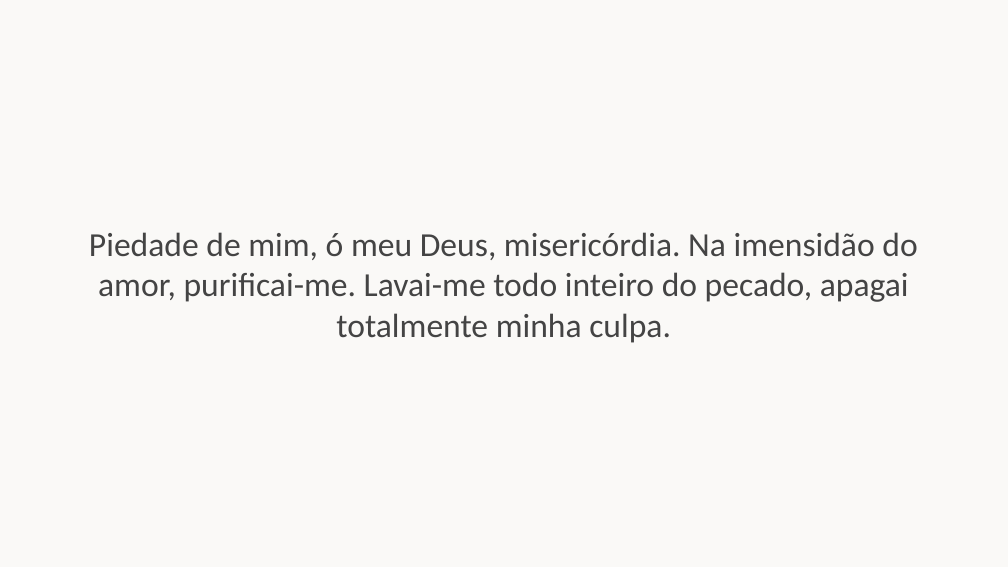
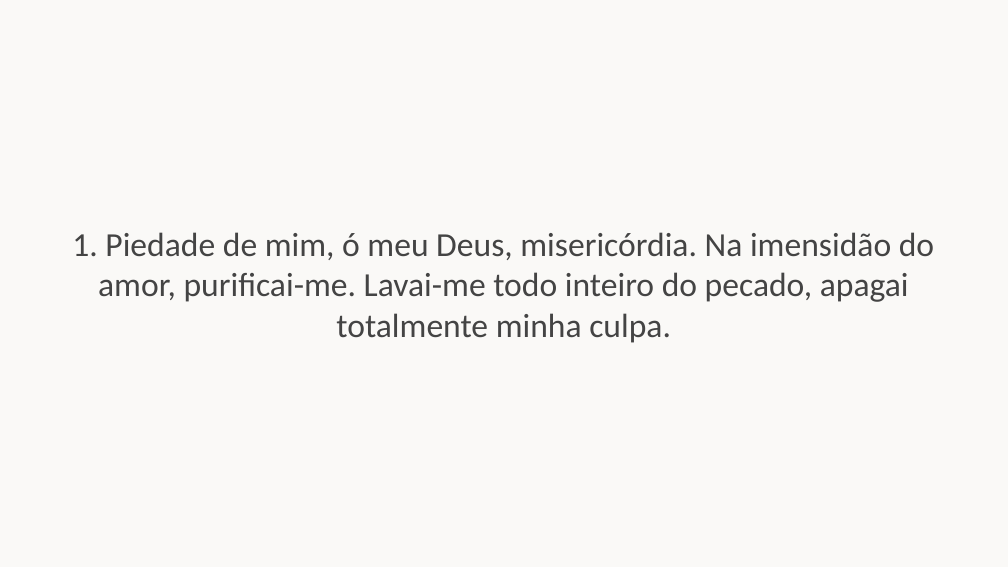
Before and after one commit to gpereira12/slides-harmonia-divina, a slide deck: slide 5 of missas/Quaresma/Cinzas.pptx. Drawn at 1008x567 pixels with LibreOffice and Linux fonts; fonts in the diff are those of the drawing. Boxes give left, top, right and bottom in pixels: in the first picture for what was removed or moved away, otherwise in the second. Text is boxed around its words. In the diff, an @@ line names an element or a change of style, - is before the commit and + after.

```diff
--- a/missas/Quaresma/Cinzas.pptx
+++ b/missas/Quaresma/Cinzas.pptx
@@ text at box(72, 232, 934, 343): text changed @@
-Piedade de mim, ó meu Deus, misericórdia. Na imensidão do amor, purificai-me. Lavai-me todo inteiro do pecado, apagai totalmente minha culpa.
+1. Piedade de mim, ó meu Deus, misericórdia. Na imensidão do amor, purificai-me. Lavai-me todo inteiro do pecado, apagai totalmente minha culpa.
```
Also in this commit, not shown: 6 other slides changed, 15 slides added, 1 other file.
